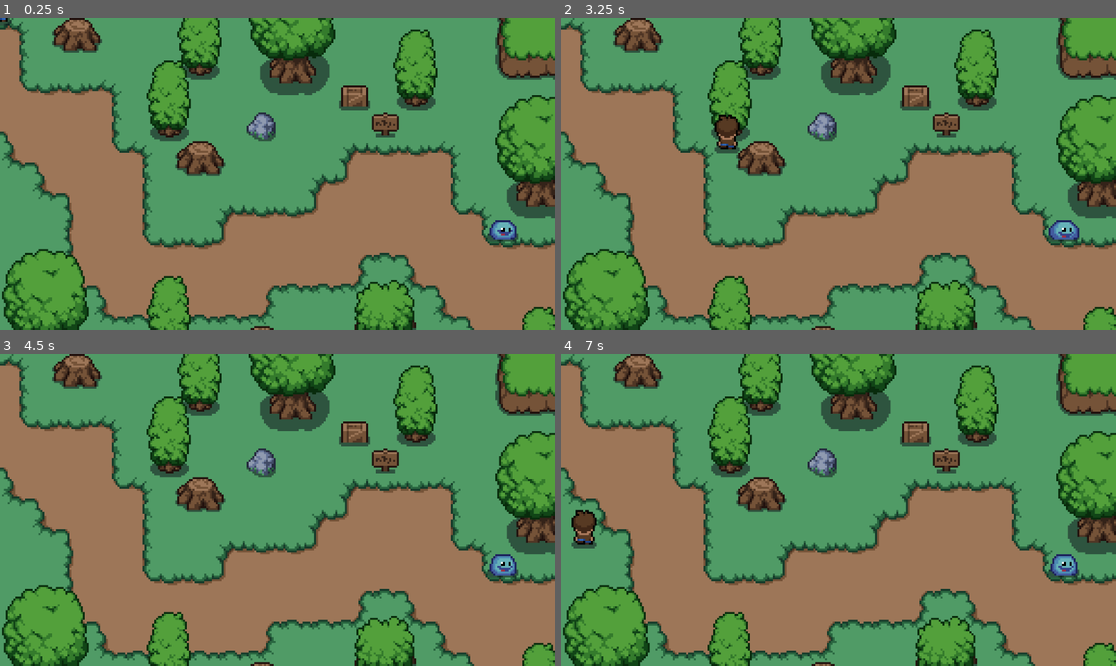
Above: before the commit, frames 1-4 (two rows, left to right).
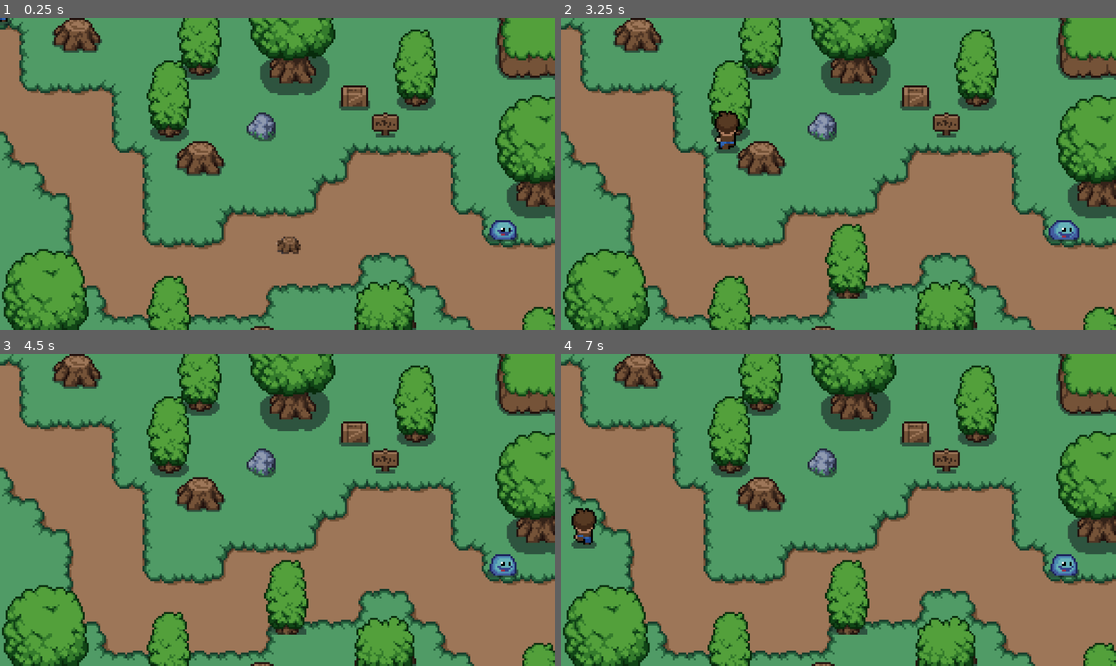
Above: after the commit, the same moments.

Repository: RubyWilcoxsc/Sandbox
Game: Godot game, scene res://scenes/world.tscn
Two runs of this game, one before a commit and one after it. Both use one fixed random seed, a clock stepped at 60 frames per second and the inputs below. The project has no main scene, so this scene is started directly. The engine's default icon, where the game draws it, is replaced by a stand-in: a white triangle on a blue panel in a dark square.
Inputs:
- Up to frame 1 (0.25 s): no input
- Up to frame 2 (3.25 s): hold Right (ui_right) 0.53-1.28 s; tap E (attack) at 0.6, 1.55, 2.1, 3.05 s; tap R (R, bound only after the commit) at 0.8, 1.35, 2.3, 2.85 s; hold Down (ui_down) 1.28-2.03 s; hold Right (ui_right) 2.03-2.78 s; hold Up (ui_up) from 2.78 s (still down)
- Up to frame 3 (4.5 s): release Up (ui_up) at 3.53 s; hold Left (ui_left) from 3.53 s (still down); tap E (attack) at 3.6 s; tap R (R, bound only after the commit) at 3.8, 4.35 s
- Up to frame 4 (7 s): tap E (attack) at 4.55, 5.1, 6.05, 6.6 s; release Left (ui_left) at 5.03 s; hold Down (ui_down) 5.03-5.78 s; tap R (R, bound only after the commit) at 5.3, 5.85, 6.8 s; hold Right (ui_right) 5.78-6.53 s; hold Up (ui_up) from 6.53 s (still down)

The runs differ from the first frame. In frame 1, 0.2% of the frame differs, in the area x 49-55%, y 69-76%; in frame 2, 1.8%, in the area x 27-56%, y 29-90%; in frame 3, 1.6%; in frame 4, 1.8%.

Commit message:
Add files via upload

Diff:
--- /dev/null
+++ b/harvest_tree.gd
@@ -0,0 +1,42 @@
+extends Node2D
+
+var state = "no trees" #no trees, trees
+var player_in_area = false # Called when the node enters the scene tree for the first time.
+
+var wood = preload("res://scenes/wood_collectable.tscn")
+
+func _ready() -> void:
+	if state == "no trees":
+		$growth_timer.start()
+
+func _process(delta):
+	if state == "no trees":
+		$AnimatedSprite2D.play ("no trees")
+	if state == "trees":
+		$AnimatedSprite2D.play("trees")
+		if player_in_area:
+			if Input.is_action_just_pressed("R"):
+				state = "no trees"
+				drop_wood()
+
+
+func _on_harvestable_area_body_entered(body: Node2D) -> void:
+	if body.has_method("player"):
+		player_in_area = true
+
+
+func _on_harvestable_area_body_exited(body: Node2D) -> void:
+	if body.has_method("player"):
+		player_in_area = false
+
+func _on_growth_timer_timeout() -> void:
+	if state == "no trees":
+		state = "trees"
+
+func drop_wood():
+	var wood_instance = wood.instantiate()
+	wood_instance.global_position = $Marker2D.global_position
+	get_parent().add_child(wood_instance)
+
+	await get_tree().create_timer(3).timeout
+	$growth_timer.start()
--- a/project.godot
+++ b/project.godot
@@ -16,7 +16,7 @@
 
 [autoload]
 
-global="*res://scripts/global.gd"
+Global="*res://scripts/global.gd"
 
 [display]
 
@@ -29,6 +29,11 @@
 "events": [Object(InputEventKey,"resource_local_to_scene":false,"resource_name":"","device":-1,"window_id":0,"alt_press …(192 unchanged characters)…
 ]
 }
+R={
+"deadzone": 0.5,
+"events": [Object(InputEventKey,"resource_local_to_scene":false,"resource_name":"","device":-1,"window_id":0,"alt_pressed":false,"shift_pressed":false,"ctrl_pressed":false,"meta_pressed":false,"pressed":false,"keycode":0,"physical_keycode":82,"key_label":0,"unicode":114,"location":0,"echo":false,"script":null)
+]
+}
 
 [rendering]
 
--- a/scenes/enemy.tscn
+++ b/scenes/enemy.tscn
@@ -160,7 +160,11 @@
 position = Vector2(0, -3)
 shape = SubResource("CircleShape2D_bnh57")
 
+[node name="take_damage_cooldown" type="Timer" parent="."]
+wait_time = 0.5
+
 [connection signal="body_entered" from="detection_area" to="." method="_on_detection_area_body_entered"]
 [connection signal="body_exited" from="detection_area" to="." method="_on_detection_area_body_exited"]
 [connection signal="body_entered" from="enemy_hitbox" to="." method="_on_enemy_hitbox_body_entered"]
 [connection signal="body_exited" from="enemy_hitbox" to="." method="_on_enemy_hitbox_body_exited"]
+[connection signal="timeout" from="take_damage_cooldown" to="." method="_on_take_damage_cooldown_timeout"]
--- /dev/null
+++ b/scenes/harvest_tree.tscn
@@ -0,0 +1,60 @@
+[gd_scene load_steps=8 format=3 uid="uid://dul2crocdpbgo"]
+
+[ext_resource type="Script" path="res://harvest_tree.gd" id="1_tw42j"]
+[ext_resource type="Texture2D" uid="uid://dvioec8cqktk8" path="res://Trees/Treess.png" id="2_p0k52"]
+[ext_resource type="Texture2D" uid="uid://c87q5440y2b4c" path="res://Trees/stump.png" id="2_yi4gk"]
+
+[sub_resource type="AtlasTexture" id="AtlasTexture_vu0d8"]
+atlas = ExtResource("2_yi4gk")
+region = Rect2(0, 0, 26, 15)
+
+[sub_resource type="AtlasTexture" id="AtlasTexture_hrqar"]
+atlas = ExtResource("2_p0k52")
+region = Rect2(56, 52, 28, 52)
+
+[sub_resource type="SpriteFrames" id="SpriteFrames_xsoxf"]
+animations = [{
+"frames": [{
+"duration": 1.0,
+"texture": SubResource("AtlasTexture_vu0d8")
+}],
+"loop": true,
+"name": &"no trees",
+"speed": 0.0
+}, {
+"frames": [{
+"duration": 1.0,
+"texture": SubResource("AtlasTexture_hrqar")
+}],
+"loop": true,
+"name": &"trees",
+"speed": 0.0
+}]
+
+[sub_resource type="CapsuleShape2D" id="CapsuleShape2D_p7nbw"]
+radius = 36.0
+height = 72.0
+
+[node name="harvest_tree" type="Node2D"]
+script = ExtResource("1_tw42j")
+
+[node name="AnimatedSprite2D" type="AnimatedSprite2D" parent="."]
+scale = Vector2(1, 0.990566)
+sprite_frames = SubResource("SpriteFrames_xsoxf")
+animation = &"no trees"
+
+[node name="harvestable_area" type="Area2D" parent="."]
+
+[node name="CollisionShape2D" type="CollisionShape2D" parent="harvestable_area"]
+position = Vector2(1, -2)
+shape = SubResource("CapsuleShape2D_p7nbw")
+
+[node name="growth_timer" type="Timer" parent="."]
+wait_time = 3.0
+one_shot = true
+
+[node name="Marker2D" type="Marker2D" parent="."]
+
+[connection signal="body_entered" from="harvestable_area" to="." method="_on_harvestable_area_body_entered"]
+[connection signal="body_exited" from="harvestable_area" to="." method="_on_harvestable_area_body_exited"]
+[connection signal="timeout" from="growth_timer" to="." method="_on_growth_timer_timeout"]
--- /dev/null
+++ b/scenes/wood_collectable.tscn
@@ -0,0 +1,8 @@
+[gd_scene load_steps=2 format=3 uid="uid://ci0k483slxclh"]
+
+[ext_resource type="Texture2D" uid="uid://6cnpsh6h8jxr" path="res://art/icon.svg" id="1_khaej"]
+
+[node name="wood_collectable" type="StaticBody2D"]
+
+[node name="Sprite2D" type="Sprite2D" parent="."]
+texture = ExtResource("1_khaej")
--- a/scenes/world.tscn
+++ b/scenes/world.tscn
@@ -1,10 +1,11 @@
-[gd_scene load_steps=10 format=3 uid="uid://cbtqbv8xrxqpm"]
+[gd_scene load_steps=11 format=3 uid="uid://cbtqbv8xrxqpm"]
 
 [ext_resource type="Texture2D" uid="uid://4v0axi1abjsg" path="res://art/sprites/tilesets/plains.png" id="1_by5on"]
 [ext_resource type="Texture2D" uid="uid://23y4gx46kyrq" path="res://art/sprites/tilesets/grass.png" id="2_ctwju"]
 [ext_resource type="Texture2D" uid="uid://xprvblt3mxbq" path="res://art/sprites/objects/objects.png" id="3_xaibk"]
 [ext_resource type="PackedScene" uid="uid://pysfadcynx7c" path="res://scenes/enemy.tscn" id="5_7ase6"]
 [ext_resource type="PackedScene" uid="uid://fw82smob68yq" path="res://scenes/player.tscn" id="5_e0vm1"]
+[ext_resource type="PackedScene" uid="uid://dul2crocdpbgo" path="res://scenes/harvest_tree.tscn" id="6_efa18"]
 
 [sub_resource type="TileSetAtlasSource" id="TileSetAtlasSource_i0qy1"]
 texture = ExtResource("1_by5on")
@@ -94,3 +95,6 @@
 position = Vector2(261, 114)
 
 [node name="player" parent="." instance=ExtResource("5_e0vm1")]
+
+[node name="harvest_tree" parent="." instance=ExtResource("6_efa18")]
+position = Vector2(149, 120)
--- a/scripts/enemy.gd
+++ b/scripts/enemy.gd
@@ -6,6 +6,7 @@
 
 var health = 100
 var player_inattack_zone = false
+var can_take_damage = true
 
 func _physics_process(delta):
 	deal_with_damage()
@@ -45,8 +46,15 @@
 		player_inattack_zone = false
 
 func deal_with_damage():
-	if player_inattack_zone and global.player_current_attack == true:
-		health = health - 20
-		print("slime health = ", health)
-		if health <= 0:
-			self.queue_free()
+	if player_inattack_zone and Global.player_current_attack == true:
+		if can_take_damage == true:
+			health = health - 20
+			$take_damage_cooldown.start()
+			can_take_damage = false
+			print("slime health = ", health)
+			if health <= 0:
+				self.queue_free()
+
+
+func _on_take_damage_cooldown_timeout() -> void:
+	can_take_damage = true
--- a/scripts/player.gd
+++ b/scripts/player.gd
@@ -2,7 +2,7 @@
 
 var enemy_inattack_range = false
 var enemy_attack_cooldown = true
-var health = 100
+var health = 160
 var player_alive = true
 
 var attack_ip = false
@@ -91,8 +91,7 @@
 				anim.play("back_idle")
 
 
-func player():
-	pass
+
 
 func _on_player_hitbox_body_entered(body: Node2D) -> void:
 	if body.has_method("enemy"):
@@ -116,7 +115,7 @@
 	var dir = current_dir
 
 	if Input.is_action_just_pressed("attack"):
-		global.player_current_attack = true
+		Global.player_current_attack = true
 		attack_ip = true
 		if dir == "right":
 			$AnimatedSprite2D.flip_h = false
@@ -129,8 +128,14 @@
 		if dir == "down":
 			$AnimatedSprite2D.play ("front_attack")
 			$deal_attack_timer.start()
+		if dir == "up":
+			$AnimatedSprite2D.play ("back_attack")
+			$deal_attack_timer.start()
 
 func _on_deal_attack_timer_timeout() -> void:
 	$deal_attack_timer.stop()
-	global.player_current_attack = false
+	Global.player_current_attack = false
 	attack_ip = false
+
+func player():
+	pass
Binary file added: Trees/Image.png
Not shown, added: Trees/Image.png.import
Binary file added: Trees/Treess.png
Not shown, added: Trees/Treess.png.import
Binary file added: Trees/stump.png
Not shown, added: Trees/stump.png.import
Binary file added: art/sprites/tilesets/Trees.png
Not shown, added: art/sprites/tilesets/Trees.png.import
